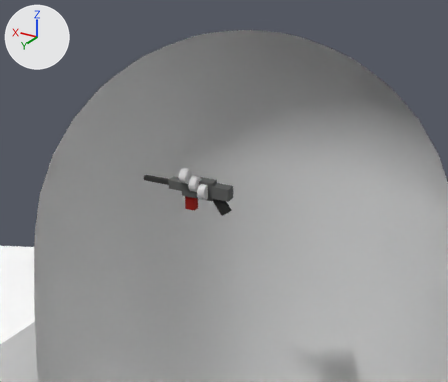
The glTF model assets/trenchbroom/models/PlayerRef.glb: old version first, new version second.
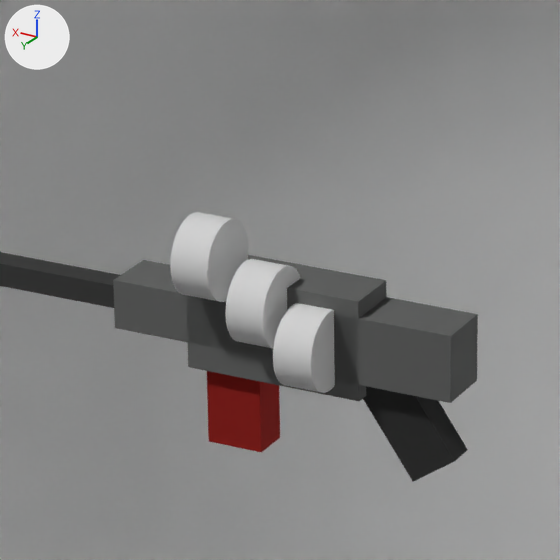
There are two pictures of each version: one from a camera (50 mm lens) standing at (-0.61, 1.116, 1.173) and looking at (0.125, -0.109, 0.56), one close up on the part from 33% to 55% of the width and 34% to 60% of the height. Every picture has the same lights, and +X, +Y and +Z are marked at upper left. The first two pictures are the older version. Everything nearer to the camera than a plane just in front of the edit is cut away. Where no turn or scale is listed for an object, it has been applied to the vertices.

Objects in the first close-up: 'Body', 'Handle', 'Model', 'Model2', 'Model3', 'Muzzle', 'Pump', 'Stock', 'Stock2', 'Stock3'.
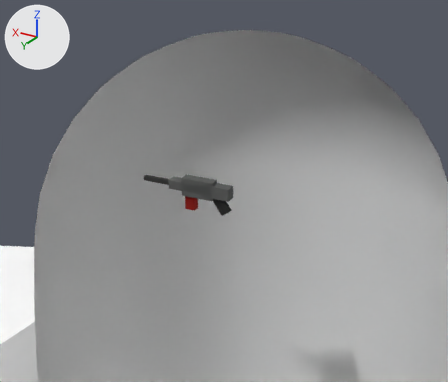
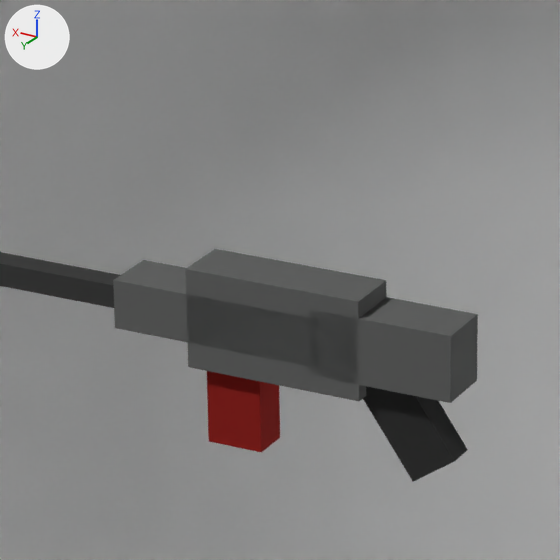
Changed parts and their boxes (x1, y1, x2, y2) in the close-ups (560 x 560 px):
'Model', deleted: before (170, 212, 248, 302)
'Model2', deleted: before (273, 303, 335, 393)
'Model3', deleted: before (225, 259, 300, 348)

What changed in the scene script:
```text
Remove ob_model:
    ob_model = bpy.data.objects.new('Model', me_mesh_8)
    ob_model.location = (0.2173, -0.0754, 0.5939)
Remove ob_model2:
    ob_model2 = bpy.data.objects.new('Model2', me_mesh_9)
    ob_model2.location = (0.1668, -0.0798, 0.5595)
Remove ob_model3:
    ob_model3 = bpy.data.objects.new('Model3', me_mesh_10)
    ob_model3.location = (0.1901, -0.0778, 0.5762)
```
